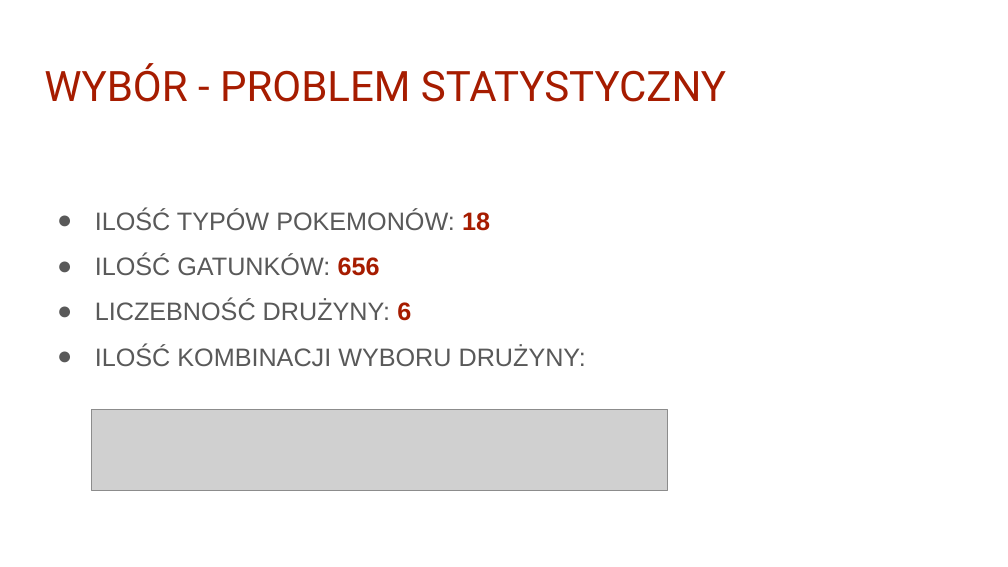
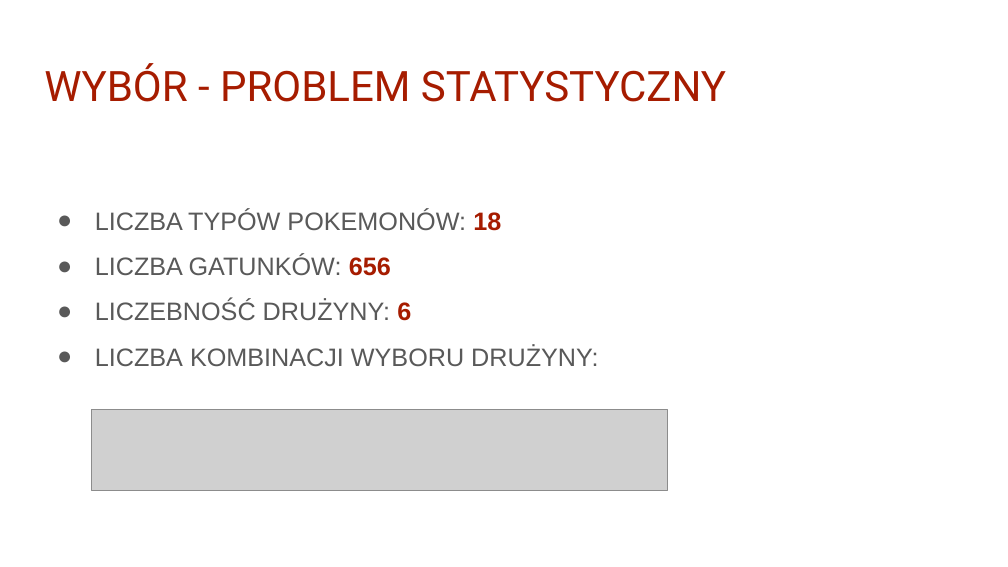
Before and after one commit to infoshareacademy/jdsz4-pg_team, a slide deck: slide 3 of python_project/03 presentation/Pokemony iSA Python.pptx. Drawn at 1008x567 pixels with LibreOffice and Linux fonts; fonts in the diff are those of the drawing; grey boxes stand for pictures; background and template pictures are left out. Boxes give left, top, right and bottom in pixels: in the first picture for what was removed or moved away, otherwise in the second. Text is boxed around its words. In the diff, an @@ line names an element or a change of style, - is before the commit and + after.

Commit message:
Changed some spelling

```diff
--- a/python_project/03 presentation/Pokemony iSA Python.pptx
+++ b/python_project/03 presentation/Pokemony iSA Python.pptx
@@ text at bbox=[95, 209, 501, 276]: text changed @@
-● ILOŚĆ TYPÓW POKEMONÓW: 18
-● ILOŚĆ GATUNKÓW: 656
+● LICZBA TYPÓW POKEMONÓW: 18
+● LICZBA GATUNKÓW: 656
@@ text at bbox=[95, 345, 598, 366]: text changed @@
-● ILOŚĆ KOMBINACJI WYBORU DRUŻYNY:
+● LICZBA KOMBINACJI WYBORU DRUŻYNY:
```
